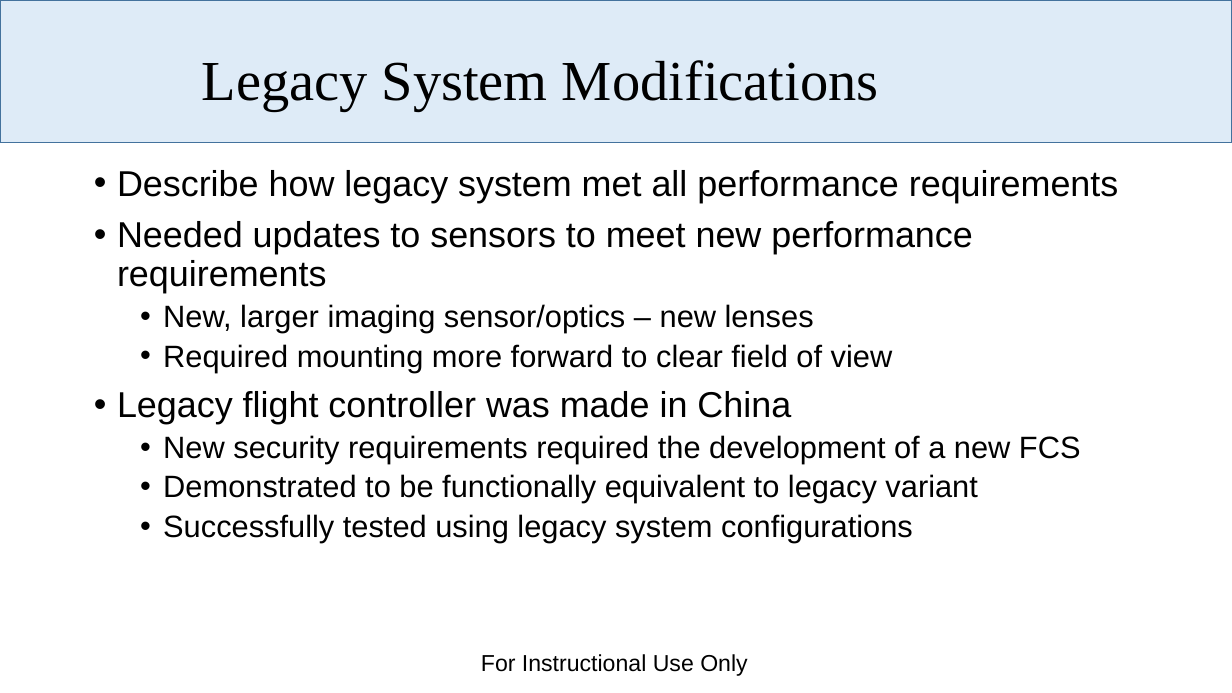
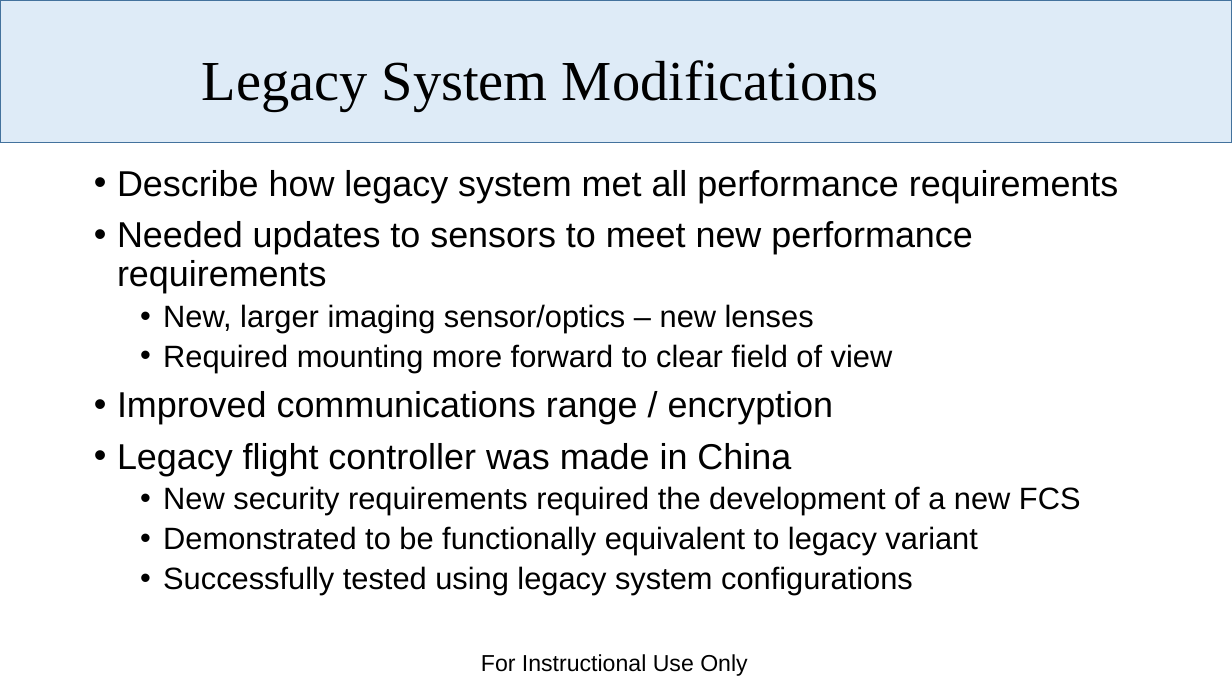
Before and after one commit to dabarrett/rqmtReviewer, a slide deck: slide 7 of Documents/programOverview.pptx. Drawn at 1232x693 pixels with LibreOffice and Linux fonts; fonts in the diff are those of the drawing; background and template pictures are left out. Boxes give left, top, right and bottom in pixels: in the first picture for what was removed or moved away, otherwise in the second. Text is boxed around its words. In the diff, an @@ line names an element or a change of style, - is before the commit and + after.

```diff
--- a/Documents/programOverview.pptx
+++ b/Documents/programOverview.pptx
@@ text at [117, 391, 834, 424]: paragraph added @@
+• Improved communications range / encryption
```
Also in this commit, not shown: 1 other slide changed, 3 other files.
